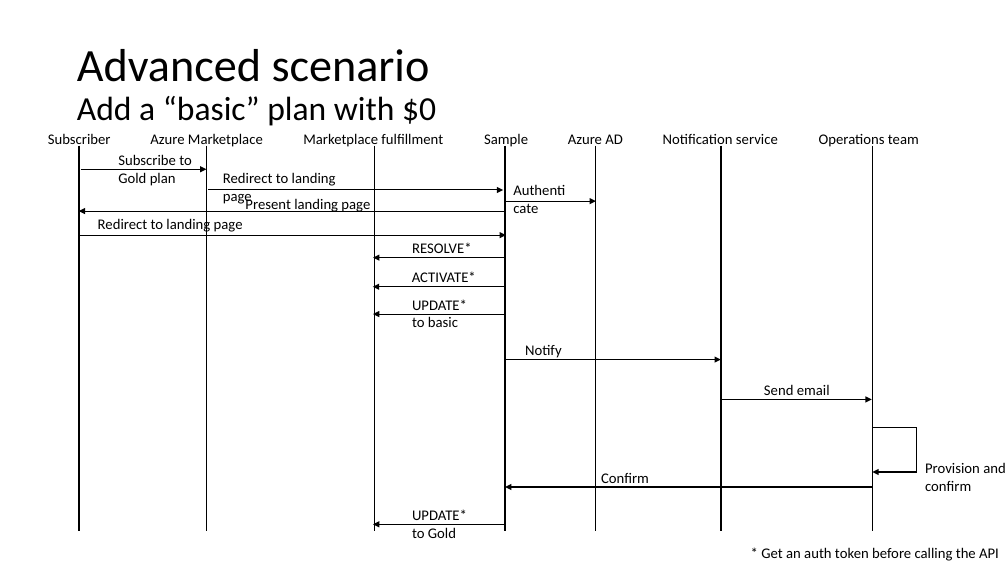
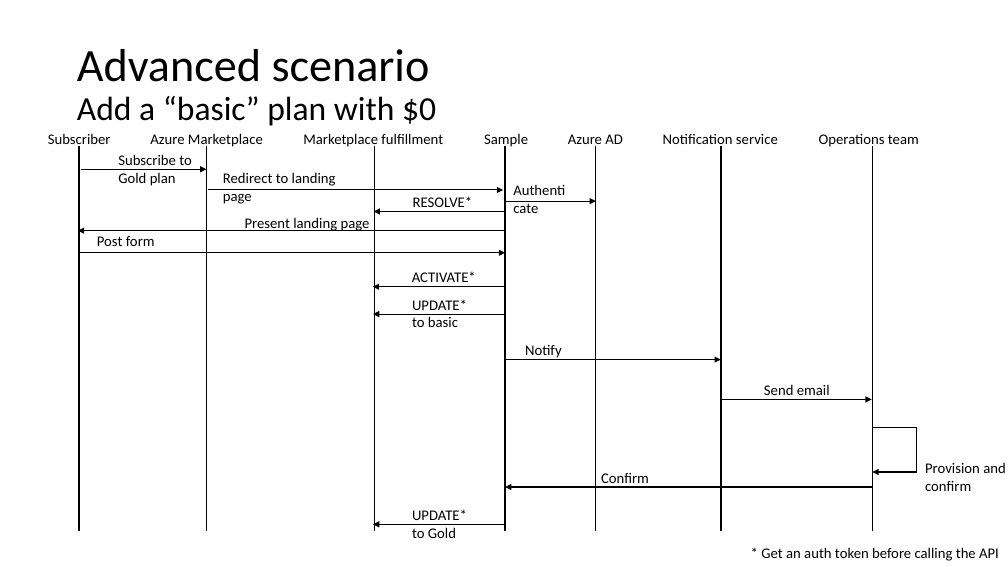
Before and after one commit to Ercenk/ContosoAMPBasic, a slide deck: slide 5 of Docs/Azure Marketplace SaaS Integration overview.pptx. Drawn at 1008x567 pixels with LibreOffice and Linux fonts; fonts in the diff are those of the drawing. Boxes give left, top, right and bottom in pixels: in the first picture for what was removed or moved away, otherwise in the second. Text is boxed around its words. In the diff, an @@ line names an element or a change of style, - is before the commit and + after.

```diff
--- a/Docs/Azure Marketplace SaaS Integration overview.pptx
+++ b/Docs/Azure Marketplace SaaS Integration overview.pptx
@@ text "RESOLVE*": place and size @@
-text "RESOLVE*" at box(412, 242, 472, 258)
+text "RESOLVE*" at box(413, 196, 473, 212)
@@ 2 arrows, 1 text: place and size @@
-2 arrows, 1 text at box(79, 196, 506, 235)
+2 arrows, 1 text at box(78, 217, 505, 253)
@@ text at box(97, 236, 155, 246): text changed @@
-Redirect to landing page
+Post form
@@ arrow moved from (504, 258) - (374, 258) to (504, 212) - (374, 212) @@
```
Also in this commit, not shown: 1 other slide changed, 13 other files.
